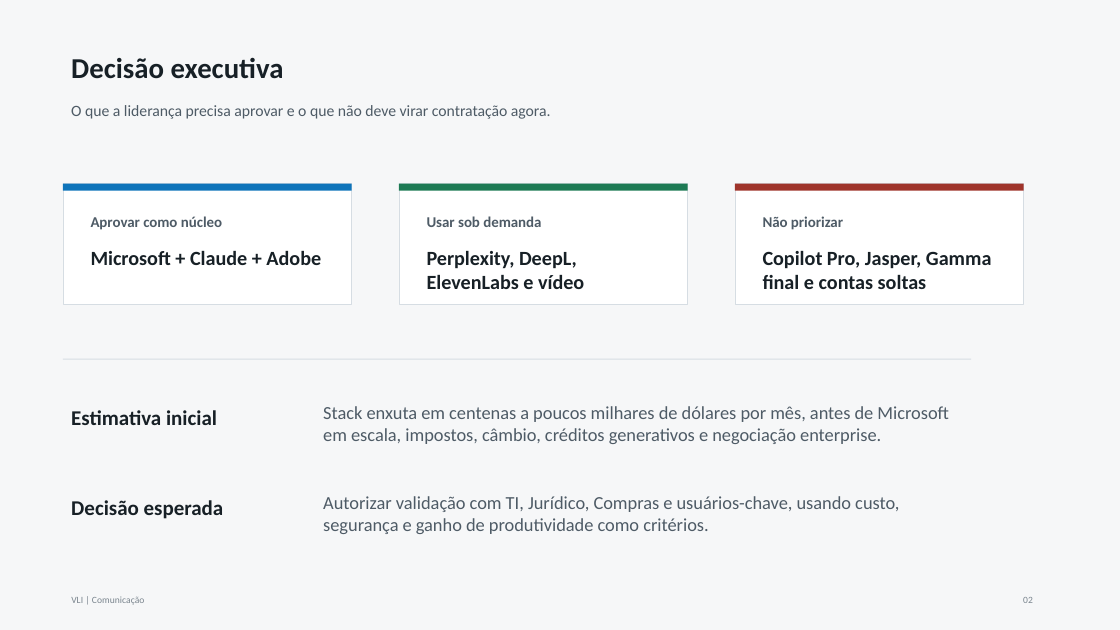
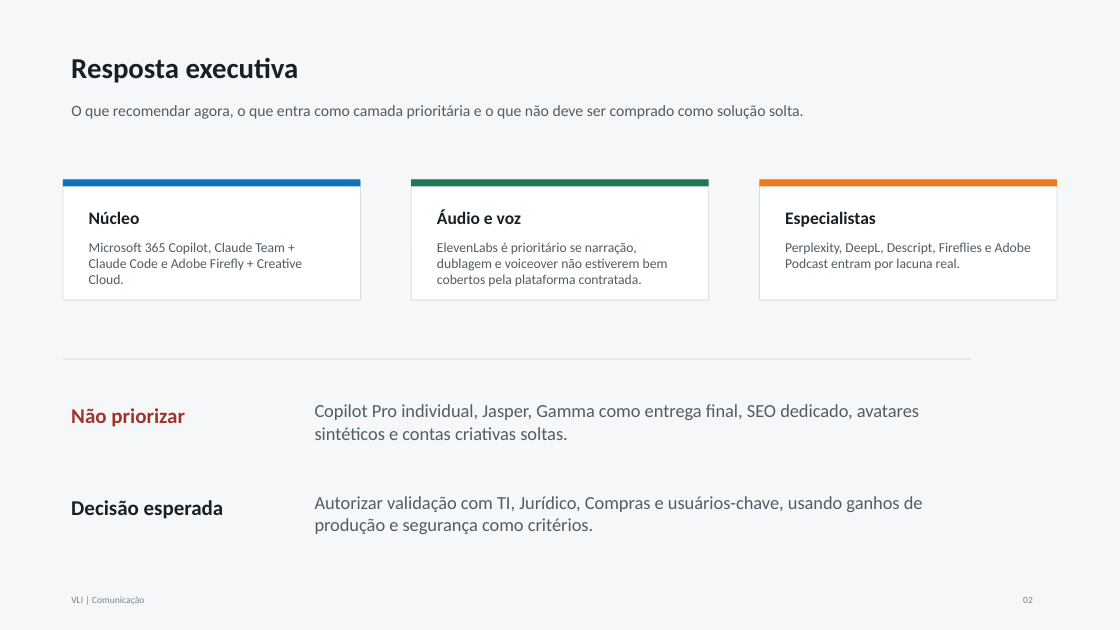
Before and after one commit to jobevieira/vli-preview, a slide deck: slide 2 of ferramentas-ia-comunicacao/stack-ia-comunicacao-vli.pptx. Drawn at 1120x630 pixels with LibreOffice and Linux fonts; fonts in the diff are those of the drawing. Boxes give left, top, right and bottom in pixels: in the first picture for what was removed or moved away, otherwise in the second. Text is boxed around its words. In the diff, an @@ line names an element or a change of style, - is before the commit and + after.

```diff
--- a/ferramentas-ia-comunicacao/stack-ia-comunicacao-vli.pptx
+++ b/ferramentas-ia-comunicacao/stack-ia-comunicacao-vli.pptx
@@ text at <box>71,57,299,83</box>: text changed @@
-Decisão executiva
+Resposta executiva
@@ text at <box>71,105,804,119</box>: text changed; text colour #4E5B66 to #4F5D68 @@
-O que a liderança precisa aprovar e o que não deve virar contratação agora.
+O que recomendar agora, o que entra como camada prioritária e o que não deve ser comprado como solução solta.
@@ rectangle: place and size @@
-rectangle at <box>63,184,352,191</box>
+rectangle at <box>63,180,360,187</box>
@@ rounded rectangle: place and size @@
-rounded rectangle at <box>63,184,352,305</box>
+rounded rectangle at <box>63,180,360,301</box>
@@ rectangle: place and size @@
-rectangle at <box>399,184,688,191</box>
+rectangle at <box>412,180,709,187</box>
@@ rounded rectangle: place and size @@
-rounded rectangle at <box>399,184,688,305</box>
+rounded rectangle at <box>412,180,709,301</box>
@@ rectangle: place and size @@
-rectangle at <box>735,184,1024,191</box>
+rectangle at <box>760,180,1057,187</box>
@@ rectangle at <box>760,180,1057,187</box>: fill #9F342B to #EF7A1D @@
@@ rectangle to rounded rectangle; outline #D6DDE3 0.75 pt to #D5DDE2 0.75 pt in 3 elements at <box>63,180,360,301</box>, <box>412,180,709,301</box>, <box>760,180,1057,301</box> @@
@@ rounded rectangle: place and size @@
-rounded rectangle at <box>735,184,1024,305</box>
+rounded rectangle at <box>760,180,1057,301</box>
@@ text at <box>89,211,140,224</box>: text changed; size 12.8 to 15 pt; text colour #4E5B66 to #172026 @@
-Aprovar como núcleo
+Núcleo
@@ text at <box>437,210,521,224</box>: text changed; size 12.8 to 15 pt; text colour #4E5B66 to #172026 @@
-Usar sob demanda
+Áudio e voz
@@ text added at <box>785,211,876,227</box>, 15 pt, text #172026, bold @@
+Especialistas
@@ text at <box>89,242,302,284</box>: text changed; size 17.2 to 11.6 pt; text colour #172026 to #4F5D68; bold off @@
-Microsoft + Claude + Adobe
+Microsoft 365 Copilot, Claude Team + Claude Code e Adobe Firefly + Creative Cloud.
@@ text at <box>437,242,668,286</box>: text changed; size 17.2 to 11.6 pt; text colour #172026 to #4F5D68; bold off @@
-Perplexity, DeepL, ElevenLabs e vídeo
+ElevenLabs é prioritário se narração, dublagem e voiceover não estiverem bem cobertos pela plataforma contratada.
@@ text at <box>785,242,1031,270</box>: text changed; size 17.2 to 11.6 pt; text colour #172026 to #4F5D68; bold off @@
-Copilot Pro, Jasper, Gamma final e contas soltas
+Perplexity, DeepL, Descript, Fireflies e Adobe Podcast entram por lacuna real.
@@ text "Não priorizar": place and size @@
-text "Não priorizar" at <box>763,216,843,230</box>
+text "Não priorizar" at <box>71,408,185,427</box>
@@ text "Não priorizar" at <box>71,408,185,427</box>: size 12.8 to 18 pt, text colour #4E5B66 to #9F342B @@
@@ text removed at <box>71,410,217,425</box> @@
-Estimativa inicial
@@ text at <box>315,404,919,440</box>: text changed; text colour #4E5B66 to #4F5D68 @@
-Stack enxuta em centenas a poucos milhares de dólares por mês, antes de Microsoft em escala, impostos, câmbio, créditos generativos e negociação enterprise.
+Copilot Pro individual, Jasper, Gamma como entrega final, SEO dedicado, avatares sintéticos e contas criativas soltas.
@@ text at <box>315,496,923,534</box>: text changed; text colour #4E5B66 to #4F5D68 @@
-Autorizar validação com TI, Jurídico, Compras e usuários-chave, usando custo, segurança e ganho de produtividade como critérios.
+Autorizar validação com TI, Jurídico, Compras e usuários-chave, usando ganhos de produção e segurança como critérios.
```
Also in this commit, not shown: 2 other slides changed, 5 slides added, 5 slides removed, 1 other file.
